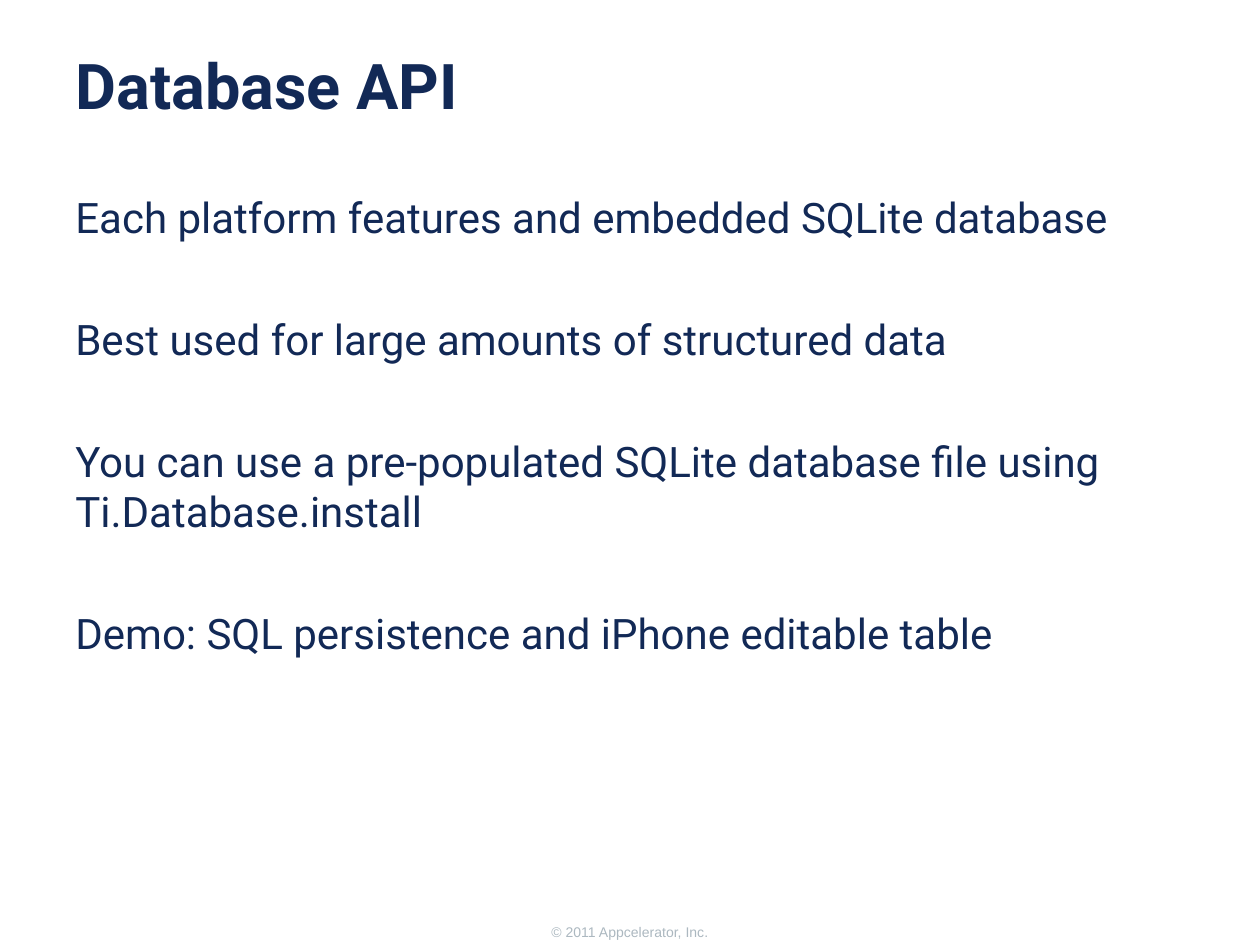
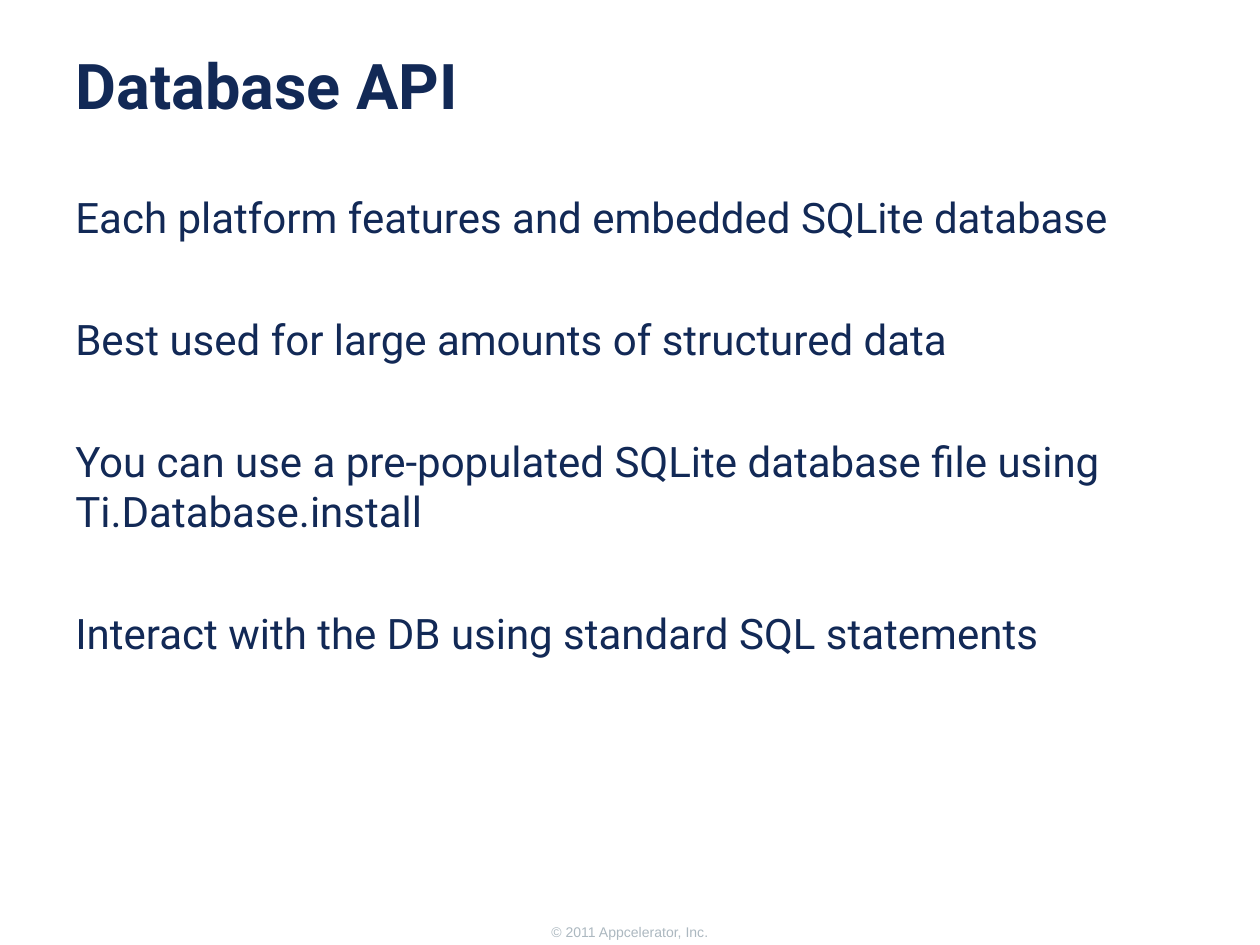
Before and after one commit to appcelerator-training-archive/tcad_certification, a slide deck: slide 7 of 250/250.ppt (slide 5 before the commit). Drawn at 1260x945 pixels with LibreOffice and Linux fonts; fonts in the diff are those of the drawing; background and template pictures are left out. Boxes give left, top, right and bottom in pixels: in the first picture for what was removed or moved away, otherwise in the second. Text is boxed around its words. In the diff, an @@ line names an element or a change of style, - is before the commit and + after.

```diff
--- a/250/250.ppt
+++ b/250/250.ppt
@@ text at box(75, 617, 1038, 658): text changed @@
-Demo: SQL persistence and iPhone editable table
+Interact with the DB using standard SQL statements
```
Also in this commit, not shown: 4 other slides changed, 5 slides added, 2 slides removed, 16 other files.
